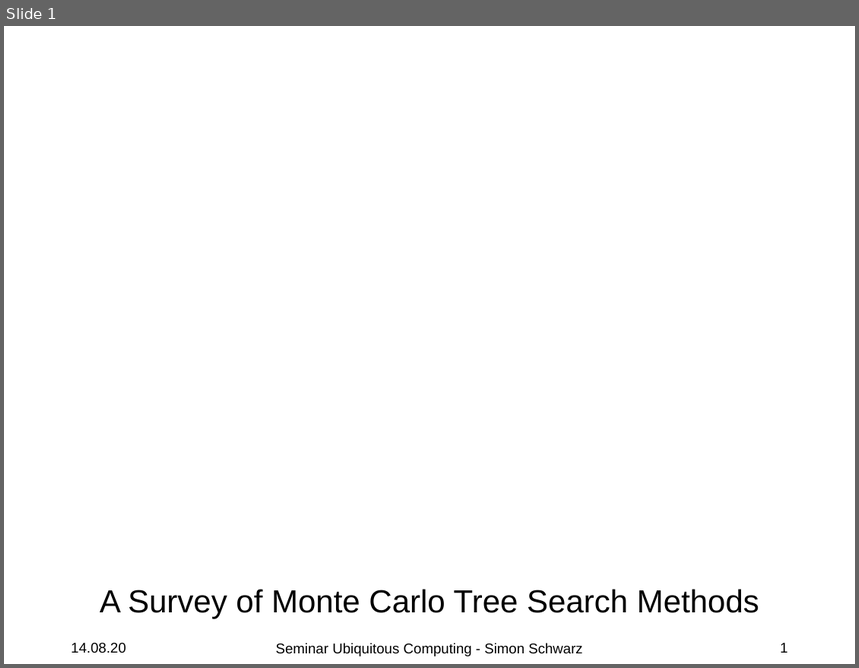
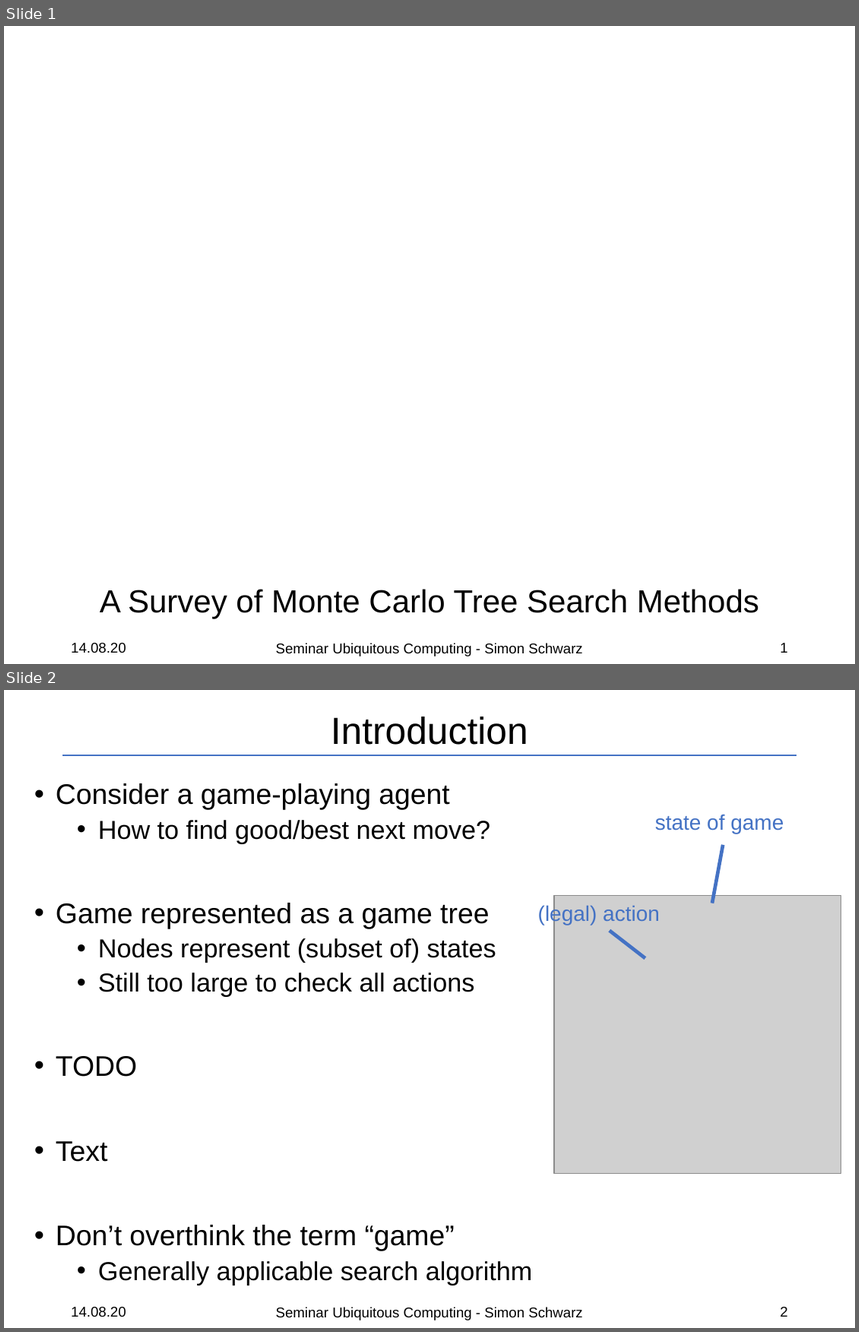
Before and after one commit to SRSchwarz/MCTS-Survey, a slide deck: slides/presentation.pptx. Shown one above the other, each under a label of ours: slide 1 before the commit, slides 1 and 2 after it. The pictures are 859x668 and 859x1332 pixels, drawn with LibreOffice and Linux fonts; fonts in the diff are those of the drawing; grey boxes stand for pictures; background and template pictures are left out. Boxes give left, top, right and bottom in pixels: in the first picture for what was removed or moved away, otherwise in the second. Text is boxed around its words. In the diff, an @@ line names an element or a change of style, - is before the commit and + after.

```diff
--- a/slides/presentation.pptx
+++ b/slides/presentation.pptx
@@ slide 2 added at [4, 690, 855, 1328], background #FFFFFF @@
@@ title added at [331, 717, 528, 745], 32 pt, text #000000 @@
+Introduction
@@ line added from (63, 755) to (797, 755), #4472C4 1.5 pt @@
@@ text added at [56, 783, 532, 1285], 22 pt, text #000000 @@
+• Consider a game-playing agent
+  • How to find good/best next move?
+• Game represented as a game tree
+  • Nodes represent (subset of) states
+  • Still too large to check all actions
+• TODO
+• Text
+• Don’t overthink the term “game”
+  • Generally applicable search algorithm
@@ text added at [655, 814, 784, 834], 18 pt, text #4472C4 @@
+state of game
@@ line added from (712, 904) to (723, 845), #4472C4 3 pt @@
@@ text added at [538, 905, 660, 926], 18 pt, text #4472C4 @@
+(legal) action
@@ picture added at [554, 895, 841, 1173] @@
@@ line added from (645, 958) to (609, 931), #4472C4 3 pt @@
@@ text added at [71, 1307, 126, 1318], 12 pt, text #000000 @@
+14.08.20
@@ text added at [276, 1307, 582, 1321], 12 pt, text #000000 @@
+Seminar Ubiquitous Computing - Simon Schwarz
@@ page number added at [780, 1307, 788, 1317], 12 pt, text #000000 @@
+2
```
Also in this commit, not shown: 2 slides changed, 5 other slides added, 8 other files.
